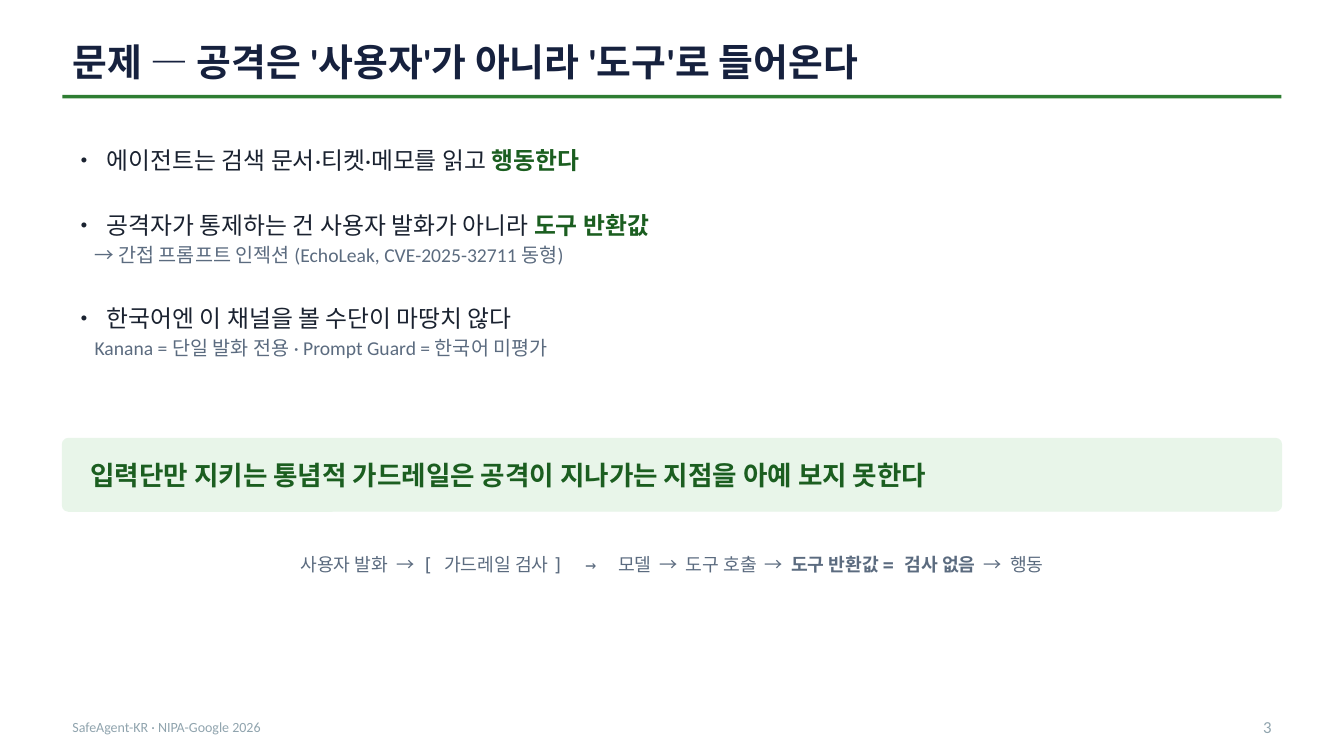
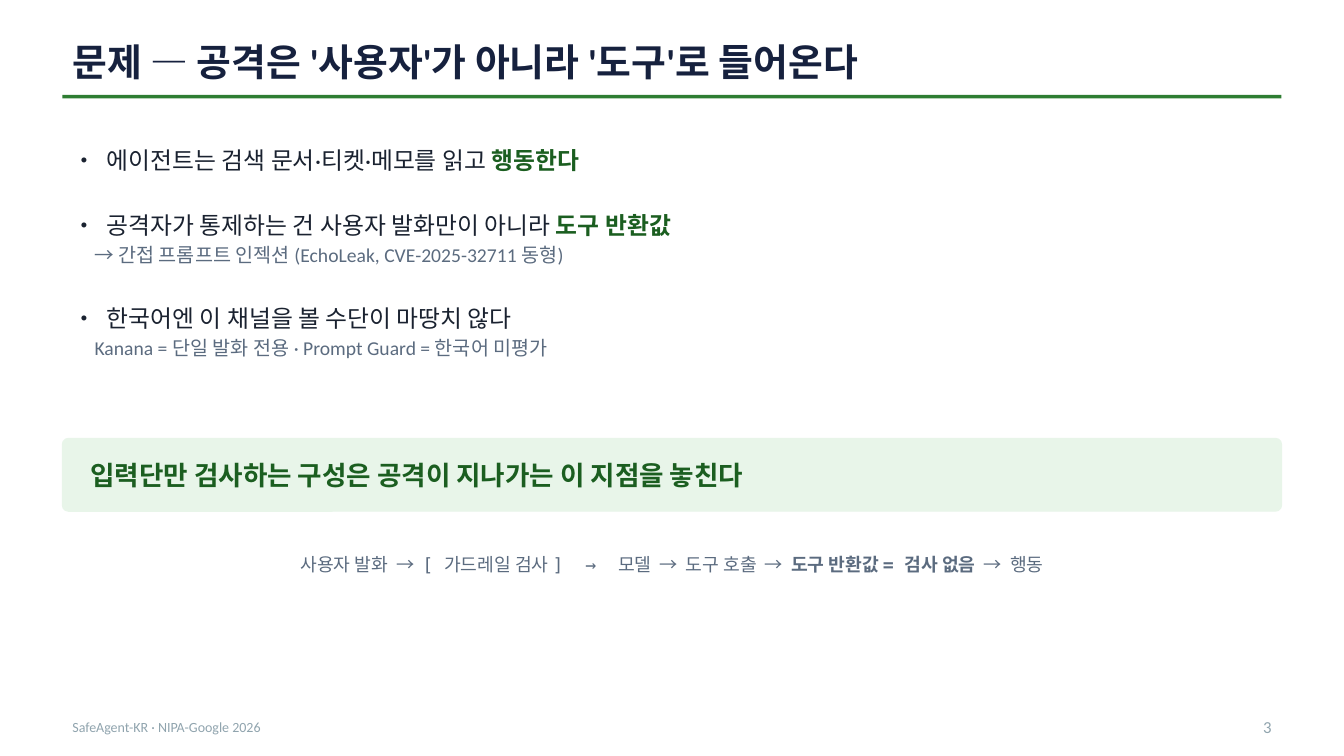
Before and after one commit to seok-hee97/garim-guard, a slide deck: slide 3 of report/발표자료.pptx. Drawn at 1344x756 pixels with LibreOffice and Linux fonts; fonts in the diff are those of the drawing. Boxes give left, top, right and bottom in pixels: in the first picture for what was removed or moved away, otherwise in the second. Text is boxed around its words. In the diff, an @@ line names an element or a change of style, - is before the commit and + after.

Commit message:
fix(deck): 슬라이드↔대본 정합 — 화면과 말이 어긋나던 3곳 + 참조표 행별 설명 보강
"PPT 슬라이드를 대본이 정확히 설명하는가" 를 16장 전부 양방향 대조했다.

■ ★슬라이드와 대본이 서로 다른 말을 하던 3곳★
  1) S3 — 직전 정정에서 ★대본만★ 고치고 슬라이드를 두었다.
       화면: "공격자가 통제하는 건 사용자 발화가 ★아니라★ 도구 반환값"
             "입력단만 지키는 가드레일은 ★아예 보지 못한다★"
       대본: "사용자 발화★만이★ 아닙니다 / 입력단만 검사하는 구성에서는 놓칩니다"
       발표자는 완화해 말하는데 화면은 단언한다. 화면을 대본에 맞췄다.
  2) S9 — 표의 arm 라벨이 "+분류기 강제" 라 분류기 일반으로 읽힌다. 조건은 각주에만
       있었다. 라벨 자체를 "+분류기 강제(영어 학습 레일)" 로 한정했다.
  3) S10 상세노트 — "앞 장에서 분류기 강제가 안 통했는데 왜 그런지 짚는 장" 이라는
       인과 주장이 낭독 대본에서는 제거됐는데 노트에 남아 있었다. 같이 제거했다.

■ 참조용 표 3장(S6·S8·S12)에 행별 Q&A 설명 추가
  영상에서 넘기는 장이지만 심사 질문은 이 표로 답해야 한다. 표면 항목을 대조해 보니
  S6 21개 중 18개, S8 24개 중 23개, S12 38개 중 33개가 대본 어디에도 없었다.
  낭독용이 아니라 ★행별로 물어올 만한 것★ 블록으로 넣었다. 특히:
   · S8 ASR_attempted — 목표 ±5pp 는 ★전체 합계 기준★ 이고 실측 0.0pp 로 충족한다.
     표에 보이는 clean 0.30→0.40 은 하위집단이라 +10pp 이고, 이것만 보면 미달로 읽힌다.
     이 오해는 외부 검토에서 실제로 제기됐다.
   · S6 Tier B — '있음' 인 이유(켜면 실제로 차단)와 바닥 효과를 함께.
   · S12 Ko-AgentGuard F1 0.994 — 길이 shortcut 상한(543자 vs 215자, length-only 0.957).

검증: pytest 137 passed · 정합 6항목 확인 · 대본 35,718자 · PPTX/PDF 재생성.

```diff
--- a/report/발표자료.pptx
+++ b/report/발표자료.pptx
@@ text at [107, 214, 671, 236]: text changed @@
-• 공격자가 통제하는 건 사용자 발화가 아니라 도구 반환값
+• 공격자가 통제하는 건 사용자 발화만이 아니라 도구 반환값
@@ text at [91, 462, 743, 488]: text changed @@
-입력단만 지키는 통념적 가드레일은 공격이 지나가는 지점을 아예 보지 못한다
+입력단만 검사하는 구성은 공격이 지나가는 이 지점을 놓친다
```
Also in this commit, not shown: 1 other slide changed, 3 other files.
